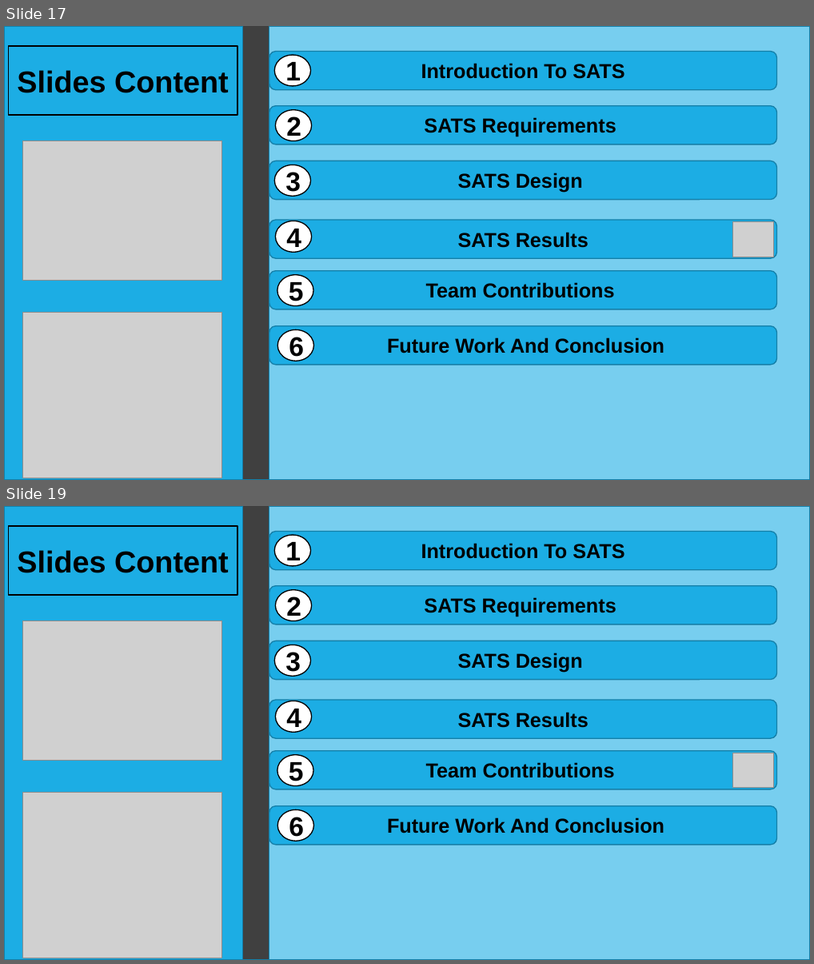
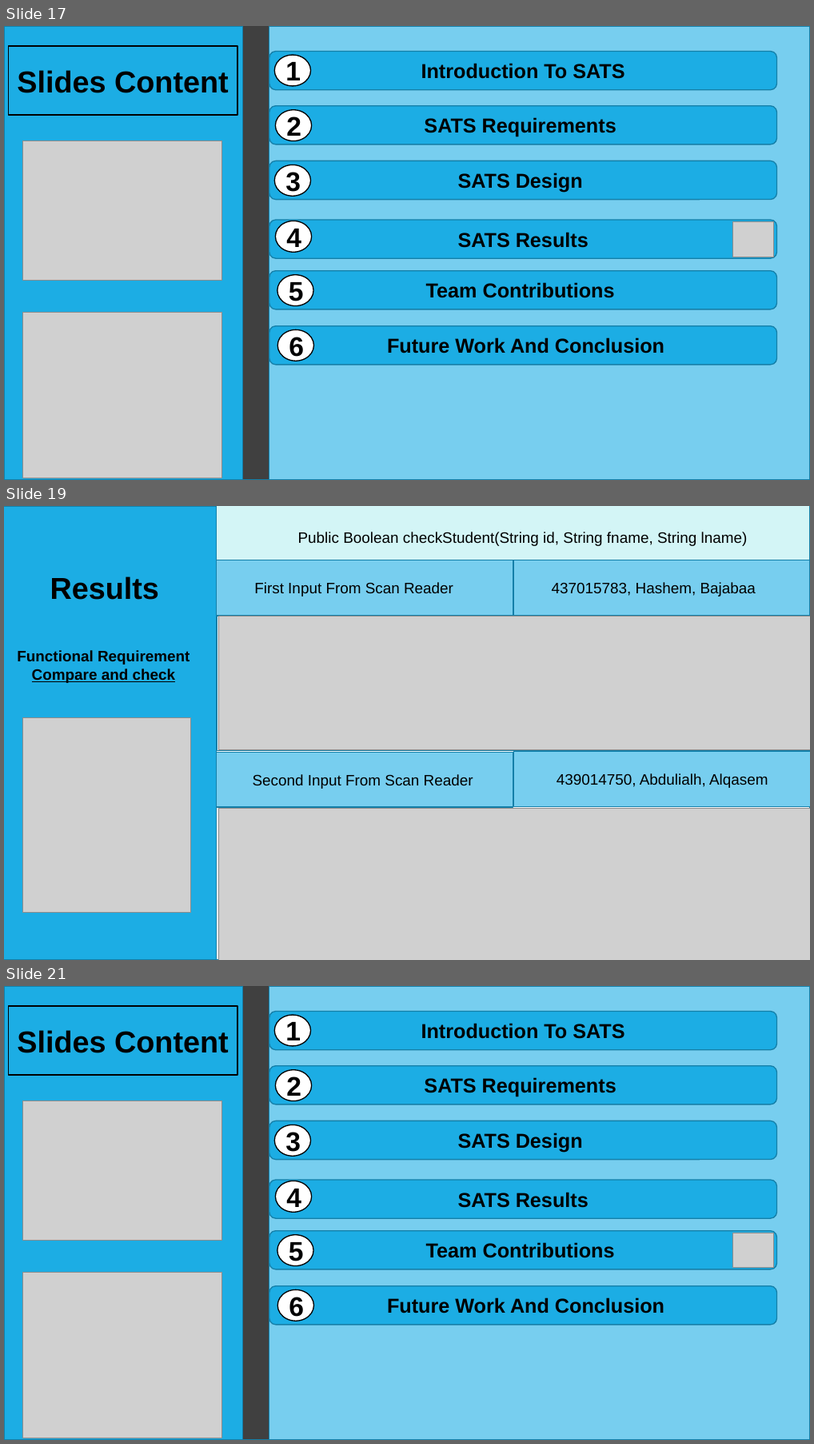
Before and after one commit to hashem-ali/SATS, a slide deck: ProjectPhases/Project-Phase-03-CS310-F-171.pptx. Shown one above the other, each under a label of ours: slides 17 and 19 before the commit, slides 17, 19 and 21 after it; the slides between them are not shown. The pictures are 814x964 and 814x1444 pixels, drawn with LibreOffice and Linux fonts; fonts in the diff are those of the drawing; grey boxes stand for pictures. Boxes give left, top, right and bottom in pixels: in the first picture for what was removed or moved away, otherwise in the second. Text is boxed around its words. In the diff, an @@ line names an element or a change of style, - is before the commit and + after.

```diff
--- a/ProjectPhases/Project-Phase-03-CS310-F-171.pptx
+++ b/ProjectPhases/Project-Phase-03-CS310-F-171.pptx
@@ slide 19 added at bbox=[4, 506, 810, 960], background #FFFFFF; not listed: 1 template element that a slide beside it also shows @@
@@ rectangle added at bbox=[4, 506, 217, 960], fill #1CADE4, outline #1580A9 1.25 pt @@
@@ rectangle added at bbox=[217, 506, 810, 960], fill #FFFFFF, outline #1580A9 1.25 pt @@
@@ rectangle added at bbox=[217, 506, 810, 560], fill #D3F5F6, outline #1580A9 1.25 pt @@
@@ text added at bbox=[298, 532, 748, 546], 18 pt, text #000000 @@
+Public Boolean checkStudent(String id, String fname, String lname)
@@ text added at bbox=[50, 576, 159, 600], 36 pt, text #000000, bold @@
+Results
@@ rectangle added at bbox=[217, 560, 810, 615], fill #77CEEF, outline #1580A9 1.25 pt @@
@@ rectangle added at bbox=[217, 560, 514, 615], fill #77CEEF, outline #1580A9 1.25 pt @@
@@ text added at bbox=[254, 582, 454, 596], 18 pt, text #000000 @@
+First Input From Scan Reader
@@ text added at bbox=[552, 582, 756, 596], 18 pt, text #000000 @@
+437015783, Hashem, Bajabaa
@@ rectangle added at bbox=[217, 616, 810, 751], fill #FFFFFF, outline #1580A9 1.25 pt @@
@@ picture added at bbox=[218, 616, 810, 751] @@
@@ text added at bbox=[17, 650, 190, 683], 18 pt, text #000000, bold @@
+Functional Requirement Compare and check
@@ picture added at bbox=[22, 718, 191, 912] @@
@@ rectangle added at bbox=[217, 752, 514, 807], fill #77CEEF, outline #1580A9 1.25 pt, 18 pt, text #000000 @@
+Second Input From Scan Reader
@@ rectangle added at bbox=[514, 752, 810, 807], fill #77CEEF, outline #1580A9 1.25 pt, 18 pt, text #000000 @@
+439014750, Abdulialh, Alqasem
@@ picture added at bbox=[218, 808, 810, 960] @@
@@ what was slide 19 is now slide 21 @@
```
Also in this commit, not shown: 5 slides changed, 2 other slides added, 1 slide removed.
